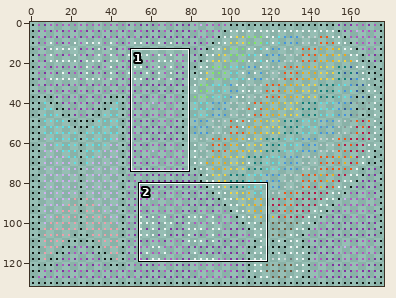
A sprite sheet gets an edit: balloon.png. Above: a wide view before the commit, with the close-up outlined.
Close-up. Before the edit:
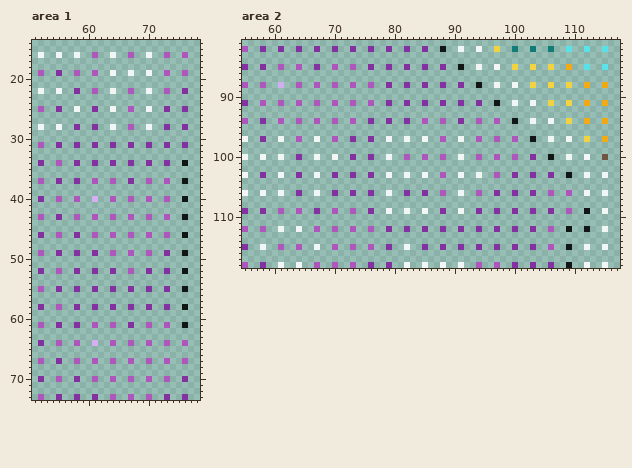
The file is 177x132 pixels. Shown: area 1: x 51..78, y 14..73; area 2: x 55..117, y 81..118.
New version:
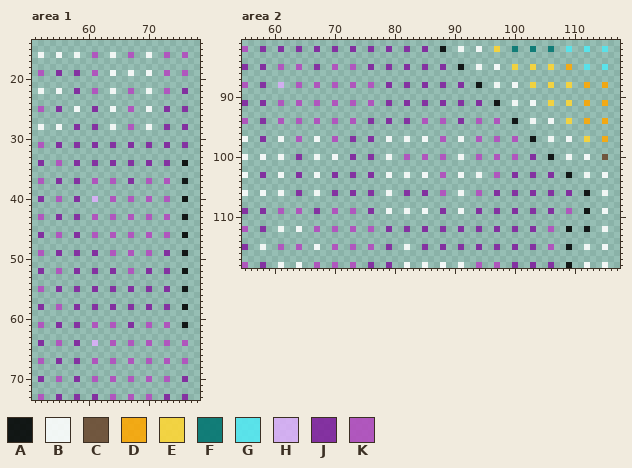
Palette (. is transparent): A #000000e0  B #ffffffe0  C #6c492fe0  D #ffa700e0  E #ffd633e0  F #007470e0  G #52e8f2e0  H #dbaef9e0  J #811f9ee0  K #b449bfe0
Diff:
Area 1:
Colour K gives way to colour J in row 19 at x 58; in row 40 at x 58; in row 43 at x 58; in row 64 at x 58; in row 67 at x 58.
Area 2:
Colour B gives way to colour A in row 106 at x 112.
Colour K gives way to colour J in row 88 at x 58; in row 91 at x 58; in row 106 at x 106 and 109; in row 112 at x 58.
Boxes around the changes in both close-ups, in picture pixels (x1, y1, x2, y2):
changed: (74, 70, 80, 76)
changed: (74, 196, 80, 220)
changed: (74, 340, 80, 364)
changed: (260, 82, 266, 106)
changed: (548, 190, 590, 196)
changed: (260, 226, 266, 232)
